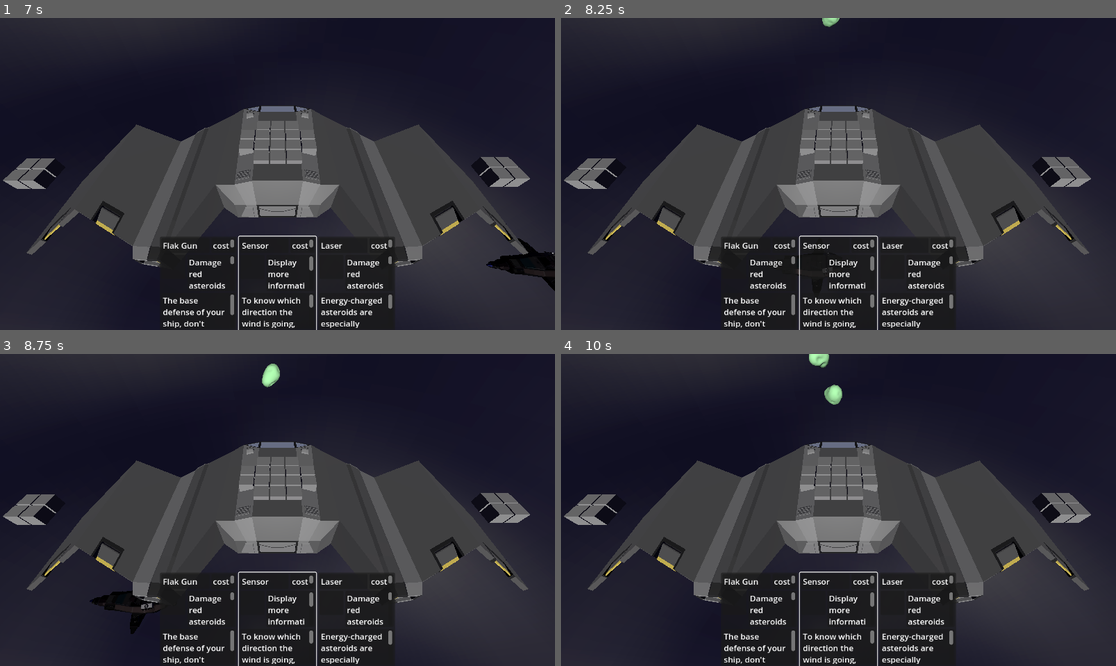
Above: before the commit, frames 1-4 (two rows, left to right).
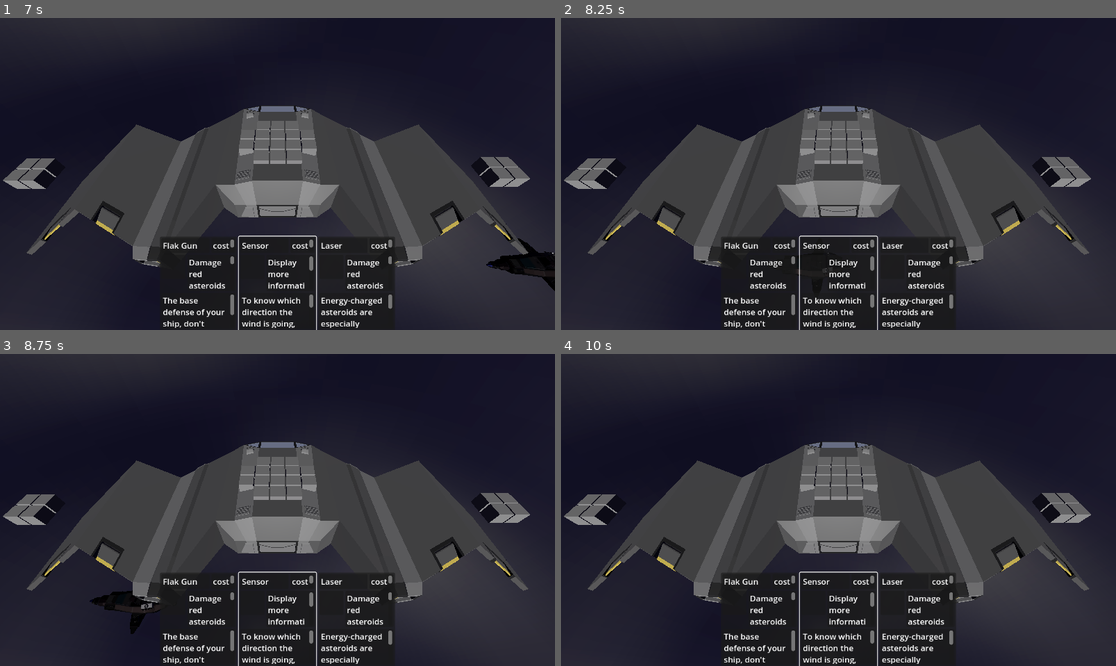
Above: after the commit, the same moments.

Repository: Xwilarg/LudumDare54
Game: Godot game, scene res://Scenes/Main.tscn
Two runs of this game, one before a commit and one after it. Both use one fixed random seed, a clock stepped at 60 frames per second and the inputs below. Video files are missing from this copy of the repository; at most half a second of black plays in their place.
Inputs (mouse positions are in pixels of both pictures, inside the frame that each line leads up to):
- Up to frame 1 (7 s): click (199, 283) at 0.52 s; click (199, 283) at 1.27 s; click (199, 283) at 2.02 s; tap Enter at 2.75, 4.25, 5.75 s; move the mouse to (399, 158) at 2.77 s; click (399, 158) at 2.92 s; tap Space at 3.5, 5, 6.5 s; move the mouse to (166, 189) at 3.52 s; click (166, 189) at 3.67 s; move the mouse to (333, 105) at 4.27 s; click (333, 105) at 4.42 s; move the mouse to (249, 236) at 5.02 s; click (249, 236) at 5.17 s; move the mouse to (444, 220) at 5.77 s; click (444, 220) at 5.92 s; move the mouse to (111, 127) at 6.52 s; click (111, 127) at 6.67 s
- Up to frame 2 (8.25 s): move the mouse to (866, 174) at 7.27 s; click (866, 174) at 7.42 s; move the mouse to (755, 96) at 8.02 s; click (755, 96) at 8.17 s
- Up to frame 3 (8.75 s): no input
- Up to frame 4 (10 s): move the mouse to (960, 494) at 8.77 s; click (960, 494) at 8.92 s; move the mouse to (727, 525) at 9.52 s; click (727, 525) at 9.67 s

Frame 1 is identical in both runs. In frame 2, less than 0.1% of the frame differs, in the area x 47-51%, y 0-3%; in frame 3, 0.2%; in frame 4, 0.3%, in the area x 44-51%, y 0-17%.
Error in both runs: Invalid access to property or key 'current_weather' on a base object of type 'Nil'. (res://Scripts/GameManager.gd:39)

Commit message:
Add random asteroid rotation

Diff:
--- a/Scripts/Asteroid.gd
+++ b/Scripts/Asteroid.gd
@@ -5,7 +5,7 @@
 var hp: int = 100
 var target: Vector3
 var move_speed: float = 100
-var rotation_speed: float = PI
+@onready var rotation_speed: Vector3 = Vector3(GameManager.rng.randf_range(-PI, PI), GameManager.rng.randf_range(-PI, PI), GameManager.rng.randf_range(-PI, PI))
 var parent
 var type: String
 
@@ -14,7 +14,9 @@
 
 func _process(delta):
 	$RigidBody3D.linear_velocity = (target - global_position).normalized() * move_speed * delta
-	$RigidBody3D/Asteroid_model.rotate_x(rotation_speed * delta)
+	$RigidBody3D/Asteroid_model.rotate_x(rotation_speed.x * delta)
+	$RigidBody3D/Asteroid_model.rotate_y(rotation_speed.y * delta)
+	$RigidBody3D/Asteroid_model.rotate_z(rotation_speed.z * delta)
 
 func set_material(value):
 	var node = get_node("RigidBody3D/Asteroid_model/" + str($RigidBody3D/Asteroid_model.meshpath))
--- a/Scripts/Spaceship.gd
+++ b/Scripts/Spaceship.gd
@@ -5,12 +5,6 @@
 const max_hp: int = 50
 @onready var current_hp: int = max_hp
 var current_shield: int = 0
-
-func _ready():
-	pass
-
-func _process(delta):
-	pass
 
 func take_damage(value: int):
 	if current_shield >= value:
